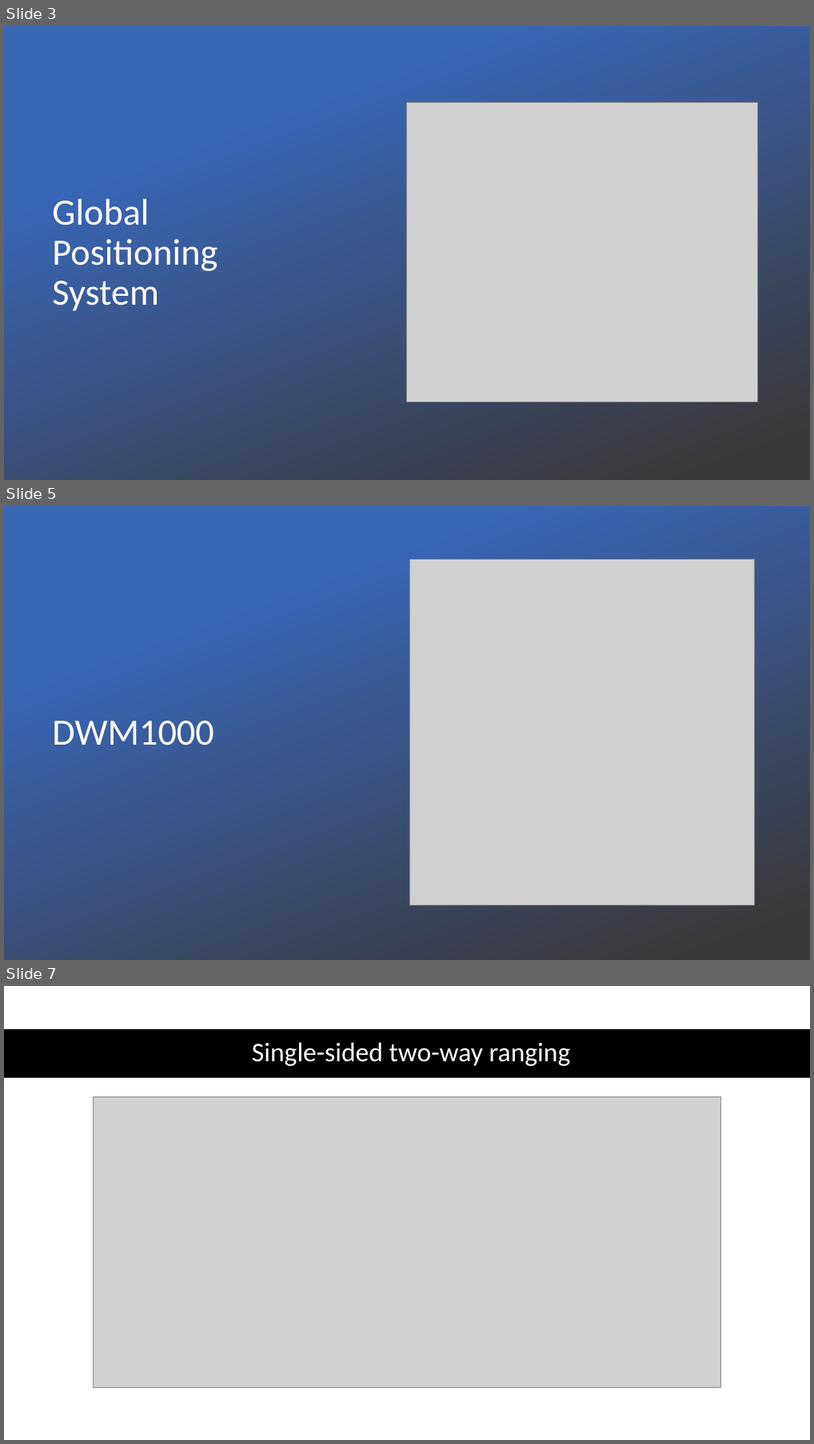
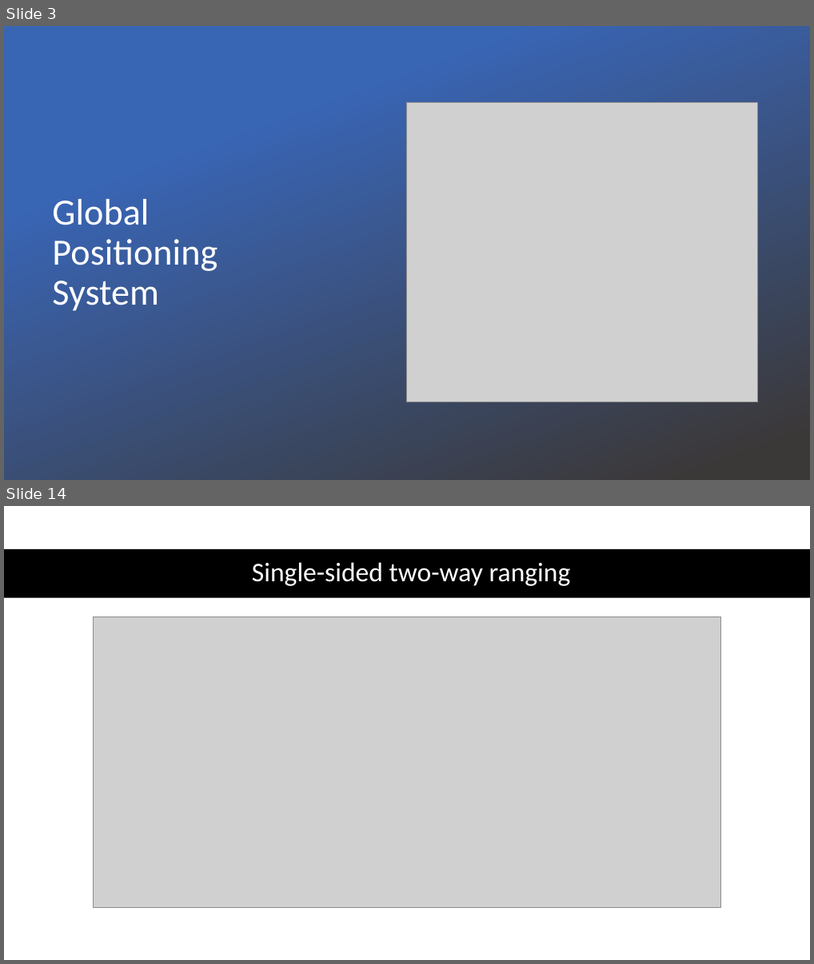
Before and after one commit to raulvel/licenta, a slide deck: Velcherean_Raul_presentation.pptx. Shown one above the other, each under a label of ours: slides 3, 5 and 7 before the commit, slides 3 and 14 after it; the slides between them are not shown. The pictures are 814x1444 and 814x964 pixels, drawn with LibreOffice and Linux fonts; fonts in the diff are those of the drawing; grey boxes stand for pictures; background and template pictures are left out; a plain dark background stands for a picture behind light text. Boxes give left, top, right and bottom in pixels: in the first picture for what was removed or moved away, otherwise in the second. Text is boxed around its words. In the diff, an @@ line names an element or a change of style, - is before the commit and + after.

```diff
--- a/Velcherean_Raul_presentation.pptx
+++ b/Velcherean_Raul_presentation.pptx
@@ slide 5 removed at (x1=4, y1=506, x2=810, y2=960), background picture (left out) @@
@@ rectangle removed at (x1=4, y1=506, x2=406, y2=960) @@
@@ rectangle removed at (x1=4, y1=506, x2=810, y2=960) @@
@@ picture removed at (x1=410, y1=560, x2=755, y2=905) @@
@@ title removed at (x1=52, y1=720, x2=214, y2=745) @@
-DWM1000
@@ what was slide 7 is now slide 14 @@
```
Also in this commit, not shown: 1 slide changed, 11 slides added.
